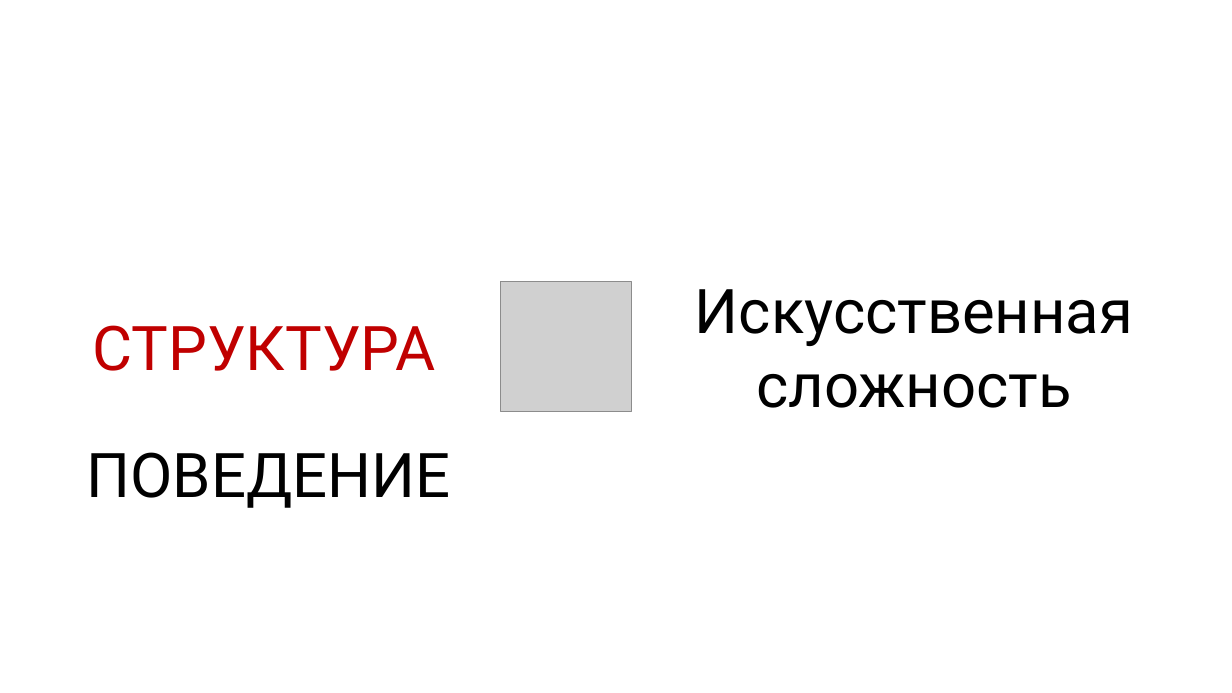
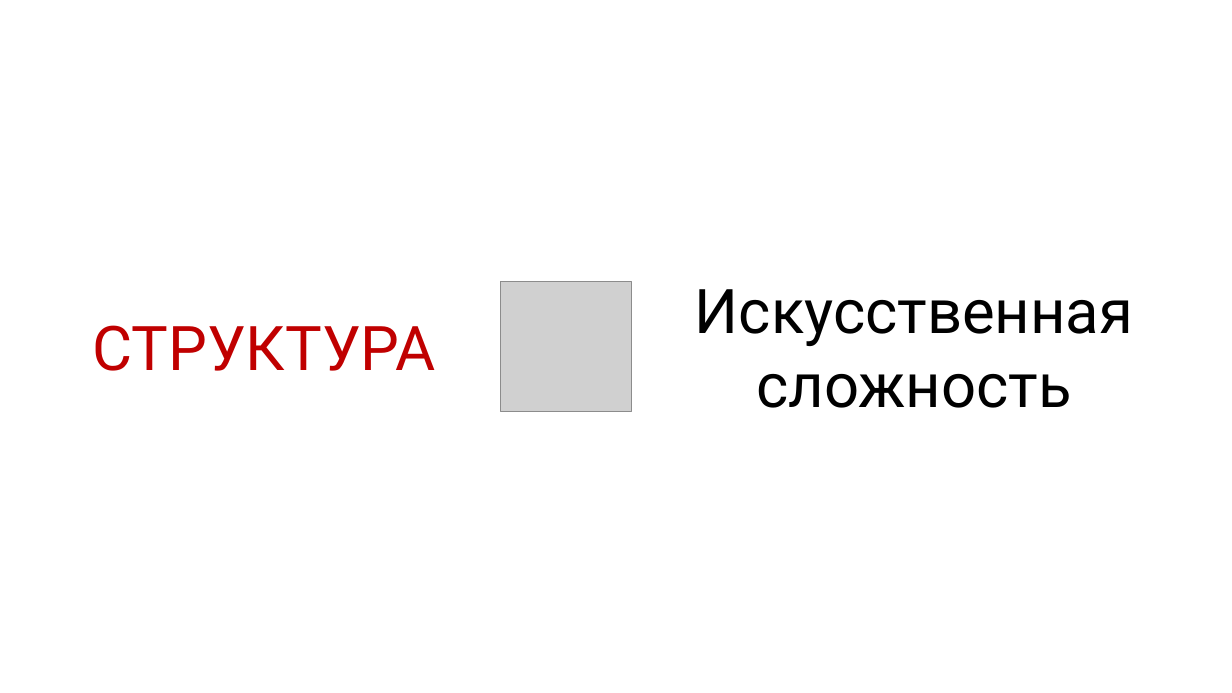
Before and after one commit to rkhaimov/brain-gym, a slide deck: slide 10 of Презентация.pptx. Drawn at 1232x693 pixels with LibreOffice and Linux fonts; fonts in the diff are those of the drawing; grey boxes stand for pictures; background and template pictures are left out. Boxes give left, top, right and bottom in pixels: in the first picture for what was removed or moved away, otherwise in the second. Text is boxed around its words. In the diff, an @@ line names an element or a change of style, - is before the commit and + after.

```diff
--- a/Презентация.pptx
+++ b/Презентация.pptx
@@ text removed at bbox=[87, 452, 451, 508] @@
-ПОВЕДЕНИЕ
```
Also in this commit, not shown: 4 other slides changed, 8 slides added, 11 other files.
